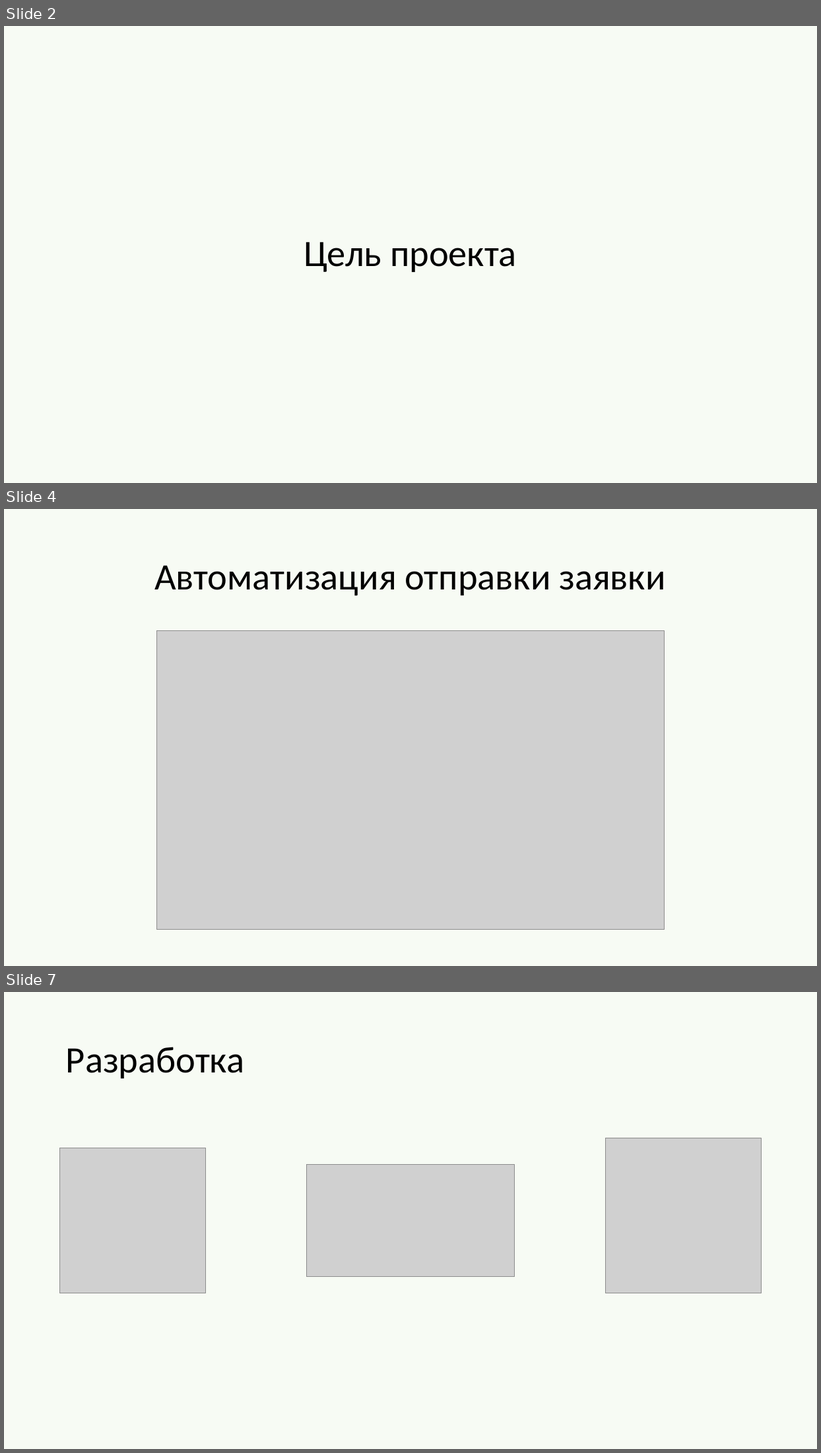
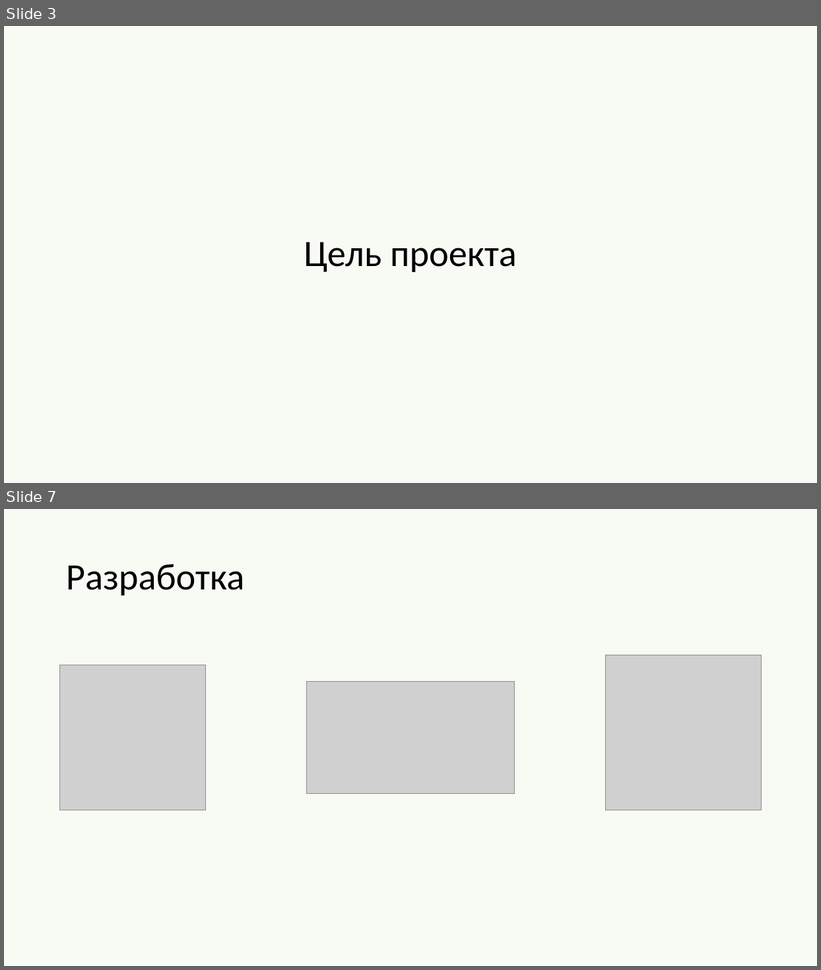
Before and after one commit to iBowie2/kupc_kurs, a slide deck: Презентация Microsoft PowerPoint.pptx. Shown one above the other, each under a label of ours: slides 2, 4 and 7 before the commit, slides 3 and 7 after it; the slides between them are not shown. The pictures are 821x1453 and 821x970 pixels, drawn with LibreOffice and Linux fonts; fonts in the diff are those of the drawing; grey boxes stand for pictures. Boxes give left, top, right and bottom in pixels: in the first picture for what was removed or moved away, otherwise in the second. Text is boxed around its words. In the diff, an @@ line names an element or a change of style, - is before the commit and + after.

```diff
--- a/Презентация Microsoft PowerPoint.pptx
+++ b/Презентация Microsoft PowerPoint.pptx
@@ slide 4 removed at [4,509,817,966], background #F7FBF4 @@
@@ title removed at [154,565,665,596] @@
-Автоматизация отправки заявки
@@ picture removed at [157,631,665,930] @@
@@ what was slide 2 is now slide 3 @@
```
Also in this commit, not shown: 6 slides added, 4 other slides removed, 2 other files.
